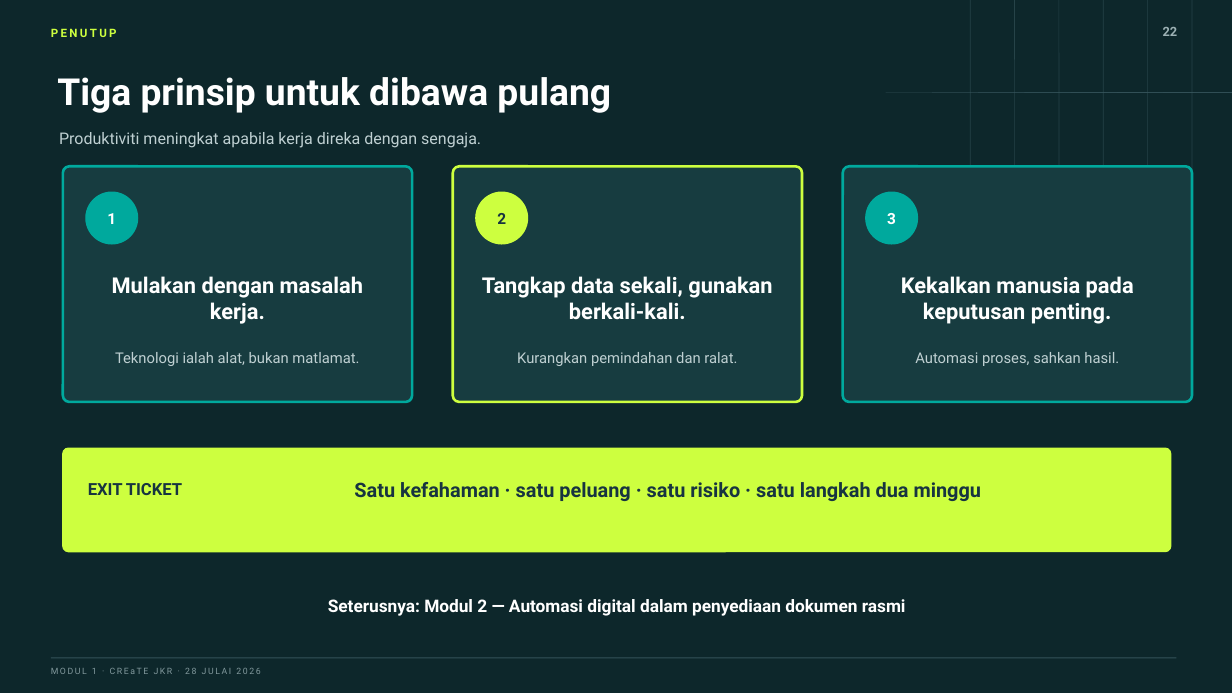
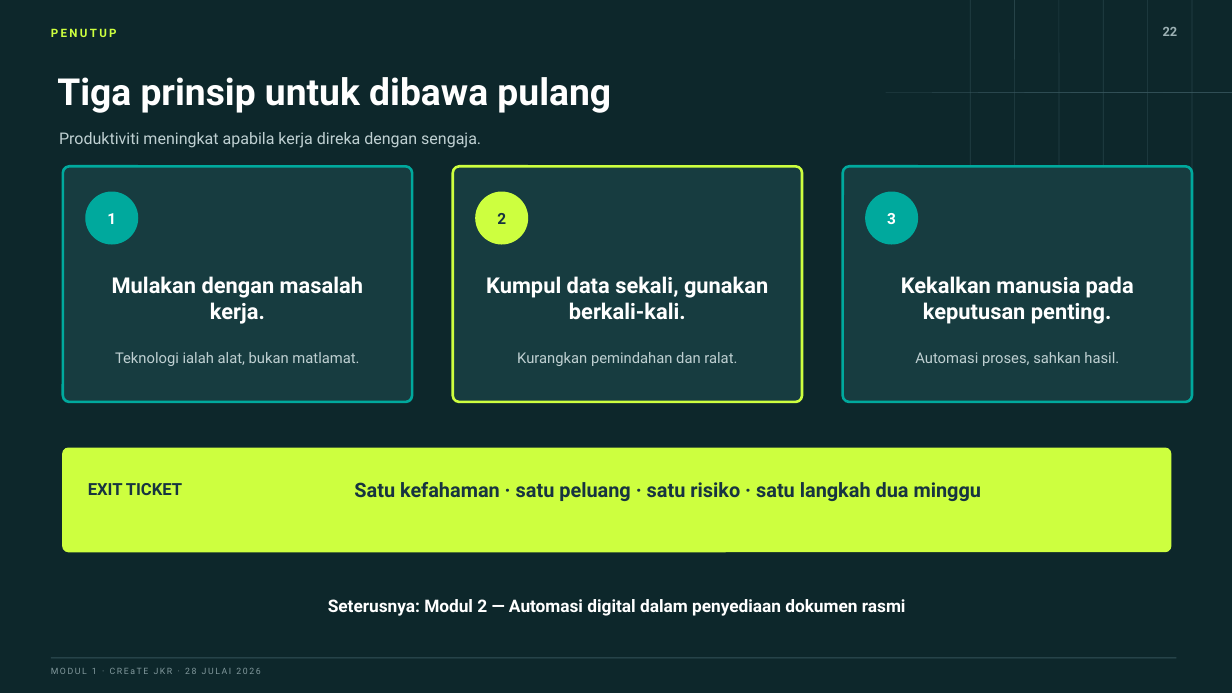
Before and after one commit to drMurtadha/jkr-create-mpe-training, a slide deck: slide 22 of Modul 1/slaid/Slaid-Modul-1-MPE.pptx. Drawn at 1232x693 pixels with LibreOffice and Linux fonts; fonts in the diff are those of the drawing. Boxes give left, top, right and bottom in pixels: in the first picture for what was removed or moved away, otherwise in the second. Text is boxed around its words. In the diff, an @@ line names an element or a change of style, - is before the commit and + after.

```diff
--- a/Modul 1/slaid/Slaid-Modul-1-MPE.pptx
+++ b/Modul 1/slaid/Slaid-Modul-1-MPE.pptx
@@ text at [486,276,768,320]: text changed @@
-Tangkap data sekali, gunakan berkali-kali.
+Kumpul data sekali, gunakan berkali-kali.
```
Also in this commit, not shown: 7 other slides changed, 52 other files.
